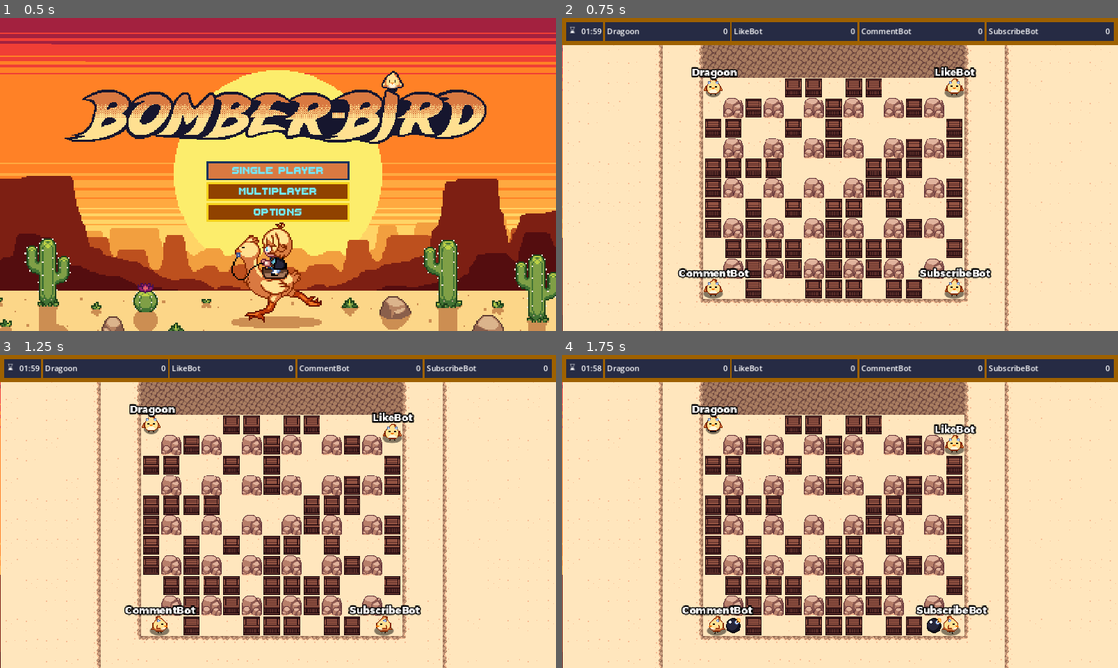
Above: before the commit, frames 1-4 (two rows, left to right).
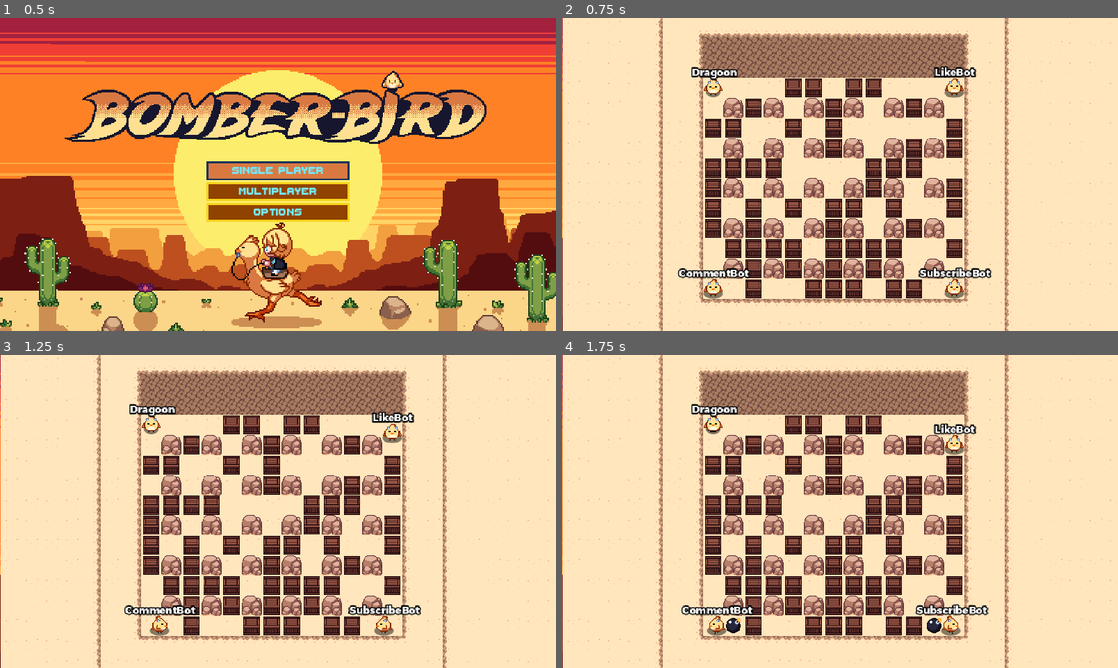
Above: after the commit, the same moments.

Repository: Dragoon-Project-Squad/bomberbird
Game: Godot game, scene res://scenes/main_menu.tscn
Two runs of this game, one before a commit and one after it. Both use one fixed random seed, a clock stepped at 60 frames per second and the inputs below. Sound files missing from this copy of the repository are replaced by a short silence.
Inputs:
- Up to frame 1 (0.5 s): no input
- Up to frame 2 (0.75 s): click "Single Player" at 0.5 s
- Up to frame 3 (1.25 s): no input
- Up to frame 4 (1.75 s): click "Single Player" at 1.25 s

Frame 1 is identical in both runs. In frame 2, 8.7% of the frame differs, in the area x 0-100%, y 0-9%; in frame 3, 8.7%; in frame 4, 8.7%.

Commit message:
first working Misobon_AI

Diff:
--- a/scenes/battlegrounds.tscn
+++ b/scenes/battlegrounds.tscn
@@ -78,6 +78,7 @@
 [node name="PickupPool" parent="." instance=ExtResource("6_2h1qq")]
 
 [node name="GameUI" type="CanvasLayer" parent="."]
+visible = false
 script = ExtResource("3_dadsx")
 
 [node name="Border" type="ColorRect" parent="GameUI"]
@@ -283,7 +284,6 @@
 autostart = true
 
 [node name="Marker2D" type="Marker2D" parent="."]
-position = Vector2(304, 144)
 
 [connection signal="pressed" from="Winner/ExitGame" to="GameUI" method="_on_exit_game_pressed"]
 [connection signal="pressed" from="Winner/ExitGame" to="GameUI/Border/Container/Players" method="_on_exit_game_pressed"]
--- a/scenes/misobon_ai_player.tscn
+++ b/scenes/misobon_ai_player.tscn
@@ -1,15 +1,15 @@
-[gd_scene load_steps=12 format=3 uid="uid://bsndu4n0j4hva"]
+[gd_scene load_steps=14 format=3 uid="uid://bsndu4n0j4hva"]
 
 [ext_resource type="Script" path="res://scripts/misobon_ai_player.gd" id="1_iupa5"]
 [ext_resource type="Texture2D" uid="uid://cpi4w3fgdon0o" path="res://assets/player/playershadow.png" id="2_lkx36"]
 [ext_resource type="Texture2D" uid="uid://lckm0mdablaw" path="res://assets/player/chonkgoon_walk.png" id="3_a7ytd"]
 [ext_resource type="Texture2D" uid="uid://cwpnhuimmgdha" path="res://assets/bombcentered.png" id="4_3foh7"]
 [ext_resource type="FontFile" uid="uid://knb8u535cfkw" path="res://montserrat.otf" id="4_6653n"]
+[ext_resource type="Script" path="res://scripts/misobon_ai_state_machine.gd" id="5_e4txw"]
 [ext_resource type="Script" path="res://scripts/misobon_player_controls.gd" id="5_j88x1"]
+[ext_resource type="Script" path="res://scripts/misobon_ai_wander.gd" id="6_wkc6b"]
 [ext_resource type="AnimationLibrary" uid="uid://b7alfxjlq0yvb" path="res://animations/misobon_player_animation.tres" id="7_jqlv8"]
-
-[sub_resource type="RectangleShape2D" id="RectangleShape2D_nynft"]
-size = Vector2(48, 288)
+[ext_resource type="Script" path="res://scripts/misobon_ai_bombing.gd" id="7_nvk1q"]
 
 [sub_resource type="LabelSettings" id="LabelSettings_aowd5"]
 outline_size = 8
@@ -22,6 +22,12 @@
 properties/1/path = NodePath(".:synced_progress")
 properties/1/spawn = true
 properties/1/replication_mode = 1
+properties/2/path = NodePath(".:move_direction")
+properties/2/spawn = true
+properties/2/replication_mode = 2
+properties/3/path = NodePath("Raycasts:position")
+properties/3/spawn = true
+properties/3/replication_mode = 2
 
 [sub_resource type="SceneReplicationConfig" id="SceneReplicationConfig_ehaou"]
 properties/0/path = NodePath(".:motion")
@@ -55,11 +61,41 @@
 region_enabled = true
 region_rect = Rect2(0, 0, 96, 32)
 
-[node name="PlayerDetectArea" type="Area2D" parent="."]
+[node name="Raycasts" type="Node2D" parent="."]
 
-[node name="CollisionShape2D" type="CollisionShape2D" parent="PlayerDetectArea"]
-position = Vector2(0, 208)
-shape = SubResource("RectangleShape2D_nynft")
+[node name="Right" type="RayCast2D" parent="Raycasts"]
+target_position = Vector2(64, 0)
+collision_mask = 7
+collide_with_areas = true
+metadata/direction = Vector2i(1, 0)
+
+[node name="Down" type="RayCast2D" parent="Raycasts"]
+target_position = Vector2(0, 64)
+collision_mask = 7
+collide_with_areas = true
+metadata/direction = Vector2i(0, 1)
+
+[node name="Left" type="RayCast2D" parent="Raycasts"]
+target_position = Vector2(-64, 0)
+collision_mask = 7
+collide_with_areas = true
+metadata/direction = Vector2i(-1, 0)
+
+[node name="Up" type="RayCast2D" parent="Raycasts"]
+target_position = Vector2(0, -64)
+collision_mask = 7
+collide_with_areas = true
+metadata/direction = Vector2i(0, -1)
+
+[node name="StateMachine" type="Node" parent="." node_paths=PackedStringArray("initial_state")]
+script = ExtResource("5_e4txw")
+initial_state = NodePath("Wander")
+
+[node name="Wander" type="Node" parent="StateMachine"]
+script = ExtResource("6_wkc6b")
+
+[node name="Bombing" type="Node" parent="StateMachine"]
+script = ExtResource("7_nvk1q")
 
 [node name="label" type="Label" parent="."]
 z_index = 1
--- a/scripts/ai_player.gd
+++ b/scripts/ai_player.gd
@@ -23,11 +23,12 @@
 	else:
 		# The client simply updates the position to the last known one.
 		position = synced_position
+
 	# Also update the animation based on the last known player input state
 	if !is_dead && !stunned:
 		velocity = movement_vector.normalized() * movement_speed
 		move_and_slide()
-	# Also update the animation based on the last known player input state
+		# Also update the animation based on the last known player input state
 		update_animation(movement_vector.normalized())
 
 func _on_object_detection_area_entered(area):
--- /dev/null
+++ b/scripts/misobon_ai_bombing.gd
@@ -0,0 +1,6 @@
+extends MisobonAiState
+
+func _update(_delta: float) ->void:
+	if player.last_bomb_time >= player.BOMB_RATE:
+		player.throw_bomb()
+	state_changed.emit(self, "Wander")
--- a/scripts/misobon_ai_player.gd
+++ b/scripts/misobon_ai_player.gd
@@ -1,11 +1,14 @@
 extends MisobonPlayer
 
 
+@export var move_direction: int = 0
 var ai_throw_bomb: bool = false
 
 func _ready() -> void:
 	super()
-	$PlayerDetectArea.get_child(0).shape = $PlayerDetectArea.get_child(0).shape.duplicate(true)
+	get_node("StateMachine/Wander").player = self
+	get_node("StateMachine/Bombing").player = self
+	get_node("StateMachine/Wander").raycasts = $Raycasts
 
 func _process(delta: float) -> void:
 	super(delta)
--- a/scripts/misobon_ai_state.gd
+++ b/scripts/misobon_ai_state.gd
@@ -2,8 +2,7 @@
 
 signal state_changed
 
-var player: MisobonPlayer
-var player_detect_area: Area2D
+var player: Node2D
 var rng = RandomNumberGenerator.new()
 
 func _enter() -> void:
--- /dev/null
+++ b/scripts/misobon_ai_state_machine.gd
@@ -0,0 +1,34 @@
+extends Node
+
+@export var initial_state : MisobonAiState
+
+var current_state : MisobonAiState
+var states : Dictionary = {}
+
+func _ready():
+	for state_node in get_children():
+		if state_node is MisobonAiState:
+			states[state_node.name.to_lower()] = state_node
+			state_node.state_changed.connect(_on_state_changed)
+
+	if initial_state:
+		initial_state._enter()
+		current_state = initial_state
+
+func _process(delta):
+	if current_state:
+		current_state._update(delta)
+
+func _on_state_changed(state, new_state):
+	if(state != current_state):
+		return
+
+	var next_state = states.get(new_state.to_lower())
+	if !new_state:
+		return
+
+	if current_state:
+		current_state._exit()
+
+	next_state._enter()
+	current_state = next_state
--- a/scripts/misobon_ai_wander.gd
+++ b/scripts/misobon_ai_wander.gd
@@ -1,35 +1,85 @@
 extends MisobonAiState
 
-const WANDER_COOLDOWN: float = 6
+const WANDER_COOLDOWN: float = 1
+const TARGET_CHECKING_COOLDOWN: float = 0.1
 const RAND_BOMB_CHANGE: float = 0.01 #Expected Value about every 100 frames a bomb is thrown randomly
 
-var wander_cooldown: float = 0
-var direction: int = 0
+
+
+var wander_cooldown: float = WANDER_COOLDOWN
+var target_checking_cooldown: float = TARGET_CHECKING_COOLDOWN
+var raycasts: Node2D #Set by the get_parent().player
 
 func _update(delta: float) -> void:
-	player.wander_cooldown += delta
+	wander_cooldown += delta
+	target_checking_cooldown += delta
 
-	if wander_cooldown >= 0 && is_multiplayer_authority():
-		direction = rng.randi_range(-1, 1)
+	if wander_cooldown >= WANDER_COOLDOWN && is_multiplayer_authority():
+		player.move_direction = rng.randi_range(-1, 1)
+		wander_cooldown = 0
 
-	player.progress += direction * player.MOVEMENT_SPEED * delta
+	player.progress += player.move_direction * player.MOVEMENT_SPEED * delta
 	player.update_animation(
-		player.get_parent().get_segmant_id(player.progress)
+		player.get_parent().get_segment_id(player.progress)
 	)
 
-	if rand_bombing():
-		#TODO change into bombing state
+	if target_checking_cooldown < TARGET_CHECKING_COOLDOWN:
 		return
+	target_checking_cooldown = 0
 
-	if check_for_players():
-		pass #TODO change state into bombing
+	var look_direction = player.get_parent().get_direction(player.progress)
+	var throw_range = player.THROW_RANGE if look_direction != Vector2i.DOWN else player.THROW_RANGE + 2
+	var pot_bomb_pos = player.position + Vector2(look_direction) * player.TILESIZE * throw_range
+
+	var predicted_bounce = _predict_throw(pot_bomb_pos, look_direction, throw_range)
+	if predicted_bounce == -999: return
+
+	pot_bomb_pos += Vector2(look_direction) * player.TILESIZE * predicted_bounce
+
+	if world_data.is_out_of_bounds(pot_bomb_pos) == 1:
+		pot_bomb_pos.x = world_data.tile_map.map_to_local(world_data.floor_origin + Vector2i(world_data.world_width - 1, 0)).x
+	elif world_data.is_out_of_bounds(pot_bomb_pos) == 3:
+		pot_bomb_pos.x = world_data.tile_map.map_to_local(world_data.floor_origin).x
+	elif world_data.is_out_of_bounds(pot_bomb_pos) == 0:
+		pot_bomb_pos.y = world_data.tile_map.map_to_local(world_data.floor_origin).y
+	elif world_data.is_out_of_bounds(pot_bomb_pos) == 2:
+		pot_bomb_pos.y = world_data.tile_map.map_to_local(world_data.floor_origin + Vector2i(0, world_data.world_height - 1)).y
+
+	raycasts.position = pot_bomb_pos - player.position
+
+	if _check_raycasts():
+		state_changed.emit(self, "Bombing")
+
 
 #Private functions
+func _predict_throw(pos: Vector2, direction: Vector2i, throw_range: int) -> int:
+	if world_data.is_out_of_bounds(pos) == 1:
+		pos.x = world_data.tile_map.map_to_local(world_data.floor_origin + Vector2i(world_data.world_width - 1, 0)).x
+	elif world_data.is_out_of_bounds(pos) == 3:
+		pos.x = world_data.tile_map.map_to_local(world_data.floor_origin).x
+	elif world_data.is_out_of_bounds(pos) == 0:
+		pos.y = world_data.tile_map.map_to_local(world_data.floor_origin).y
+	elif world_data.is_out_of_bounds(pos) == 2:
+		pos.y = world_data.tile_map.map_to_local(world_data.floor_origin + Vector2i(0, world_data.world_height - 1)).y
 
-func _rand_bombing():
-	return rng.randf() < RAND_BOMB_CHANGE
+	var res: int = 0
+	var counter: int = 0
+	while !world_data.is_tile(world_data.tiles.EMPTY, pos) && !world_data.is_tile(world_data.tiles.PICKUP, pos):
+		pos += Vector2(direction) * player.TILESIZE
+		res += 1
+		counter += 1
+		if counter > max(world_data.world_height, world_data.world_width):
+			return -999
+		if world_data.is_out_of_bounds(pos) != -1:
+			pos = pos - Vector2(direction) * player.TILESIZE * (world_data.world_height if direction.x != 0 else world_data.world_width)
+			res = -throw_range
+	return res
 
-func _check_for_players():
-	var looking_direction: Vector2i = player.get_parent().get_direction(progress)
-	for target in player_detect_area.get_overlapping_bodies():
-		pass
+func _check_raycasts() -> bool:
+	for ray in raycasts.get_children():
+		ray.force_raycast_update()
+		if !ray.is_colliding():
+			continue
+		if ray.get_collider() is Player:
+			return true
+	return false
--- a/scripts/misobon_player.gd
+++ b/scripts/misobon_player.gd
@@ -1,7 +1,7 @@
 class_name MisobonPlayer extends PathFollow2D
 
 const THROW_RANGE: int = 3
-const MOVEMENT_SPEED: float = 200.0
+const MOVEMENT_SPEED: float = 150.0
 const BOMB_RATE: float = 2
 const MAX_BOMB_OWNABLE: int = 99
 const TILESIZE: int = 32
@@ -49,15 +49,13 @@
 	process_mode = PROCESS_MODE_DISABLED
 
 func throw_bomb():
-
 	last_bomb_time = 0
 	$BombSprite.hide()
 
-	var seg_index: int = get_parent().get_segment_id(progress)
-	var direction_array: Array[Vector2i] = [Vector2i.DOWN, Vector2i.LEFT, Vector2i.UP, Vector2i.RIGHT]
-	var throw_range = THROW_RANGE if direction_array[seg_index] != Vector2i.DOWN else THROW_RANGE + 2
+	var look_direction: Vector2i = get_parent().get_direction(progress)
+	var throw_range = THROW_RANGE if look_direction != Vector2i.DOWN else THROW_RANGE + 2
 
-	var bombPos = position + Vector2(direction_array[seg_index]) * TILESIZE * throw_range
+	var bombPos = position + Vector2(look_direction) * TILESIZE * throw_range
 
 	if !is_multiplayer_authority():
 		return
@@ -67,8 +65,8 @@
 	bomb.do_misobon_throw.rpc(
 		position + $BombSprite.position,
 		bombPos,
-		direction_array[seg_index]
-		)
+		look_direction,
+	)
 
 @rpc("call_local")
 func revive(pos: Vector2):
--- a/scripts/world_data.gd
+++ b/scripts/world_data.gd
@@ -20,6 +20,7 @@
 
 #private functions
 func _vec_to_index(vec: Vector2i) -> int:
+	assert(0 <= vec.x && vec.x < world_width && 0 <= vec.y && vec.y <= world_height, "index " + str(vec) + " out of bounds for world_data")
 	var indx: int = vec.x + vec.y * self.world_width
 	assert(indx < self._world_matrix.size(), "index" + str(vec) + " <-> " + str(indx) + " out of bounds for world_data")
 	return indx
@@ -111,6 +112,14 @@
 	var matrix_pos: Vector2i = tile_map.local_to_map(global_pos) - floor_origin
 	return tile == _world_matrix[_vec_to_index(matrix_pos)]
 
+func is_out_of_bounds(global_pos: Vector2) -> int:
+	var matrix_pos: Vector2i = tile_map.local_to_map(global_pos) - floor_origin
+	if matrix_pos.x < 0: return 3
+	elif matrix_pos.x >= world_width: return 1
+	elif matrix_pos.y < 0: return 0
+	elif matrix_pos.y >= world_height: return 2
+	return -1
+
 func get_random_empty_tile(in_cells: bool = false) -> Variant:
 	_get_rand_lock.lock() #Below this is clearly a critical section (if this ever causes performance issues a more fine grained locking may solve this)
 
